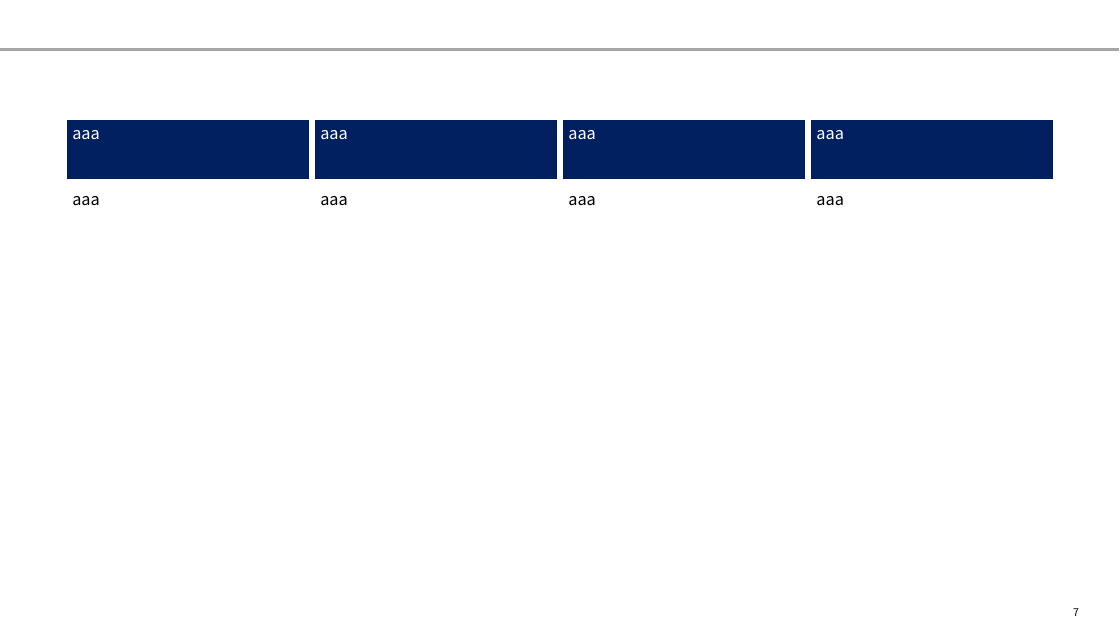
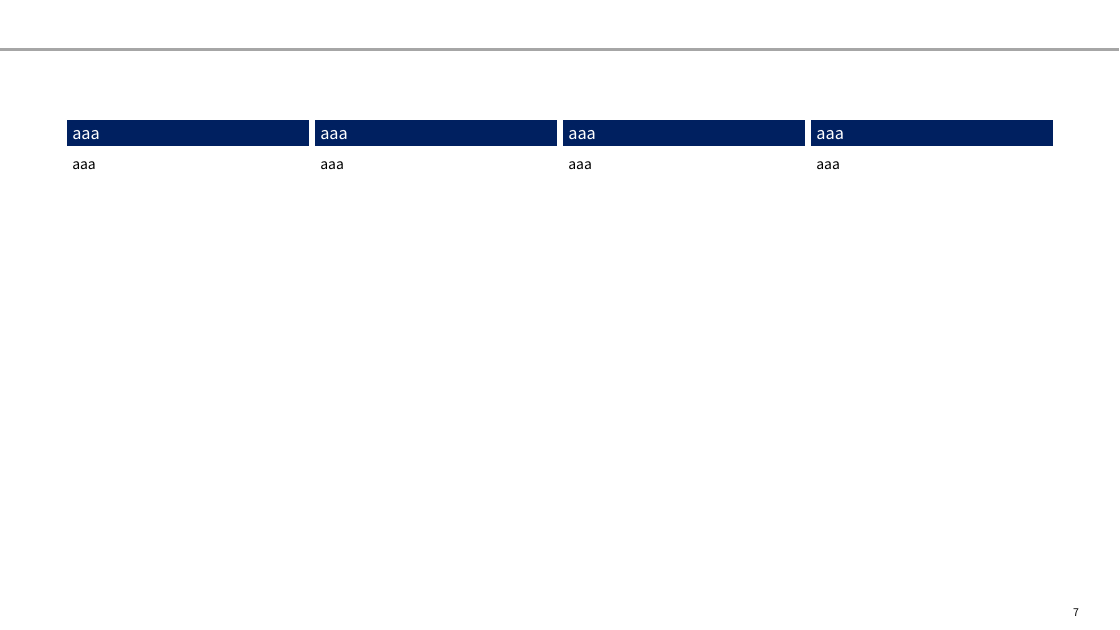
Before and after one commit to yuzucha16/dotfiles, a slide deck: slide 7 of office/Blank.potx. Drawn at 1120x630 pixels with LibreOffice and Linux fonts; fonts in the diff are those of the drawing. Boxes give left, top, right and bottom in pixels: in the first picture for what was removed or moved away, otherwise in the second. Text is boxed around its words. In the diff, an @@ line names an element or a change of style, - is before the commit and + after.

```diff
--- a/office/Blank.potx
+++ b/office/Blank.potx
@@ table at (64, 117, 1055, 580) @@
@@ size 14 to 12 pt in "aaa", "aaa", "aaa", "aaa" @@
```
Also in this commit, not shown: 7 other slides changed.
